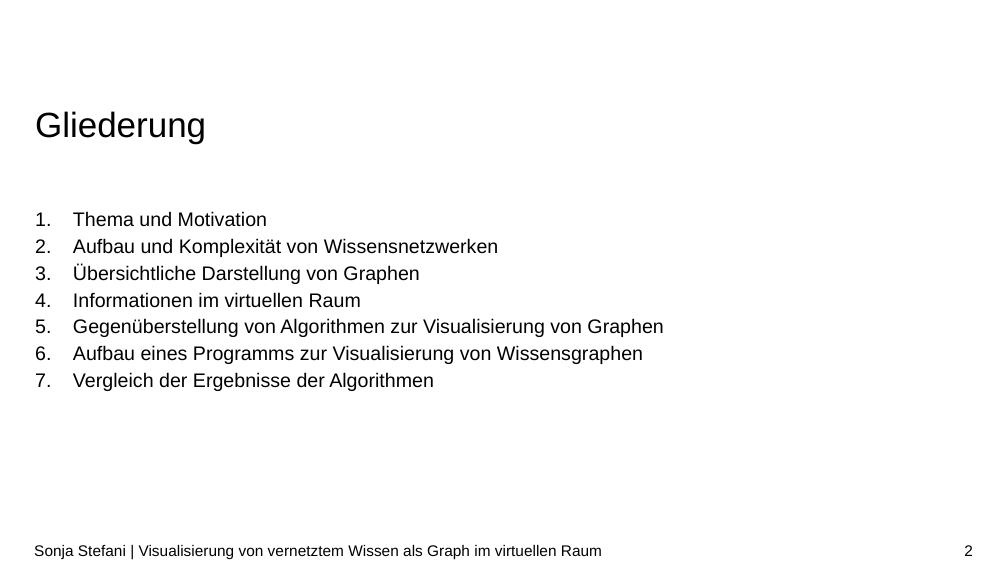
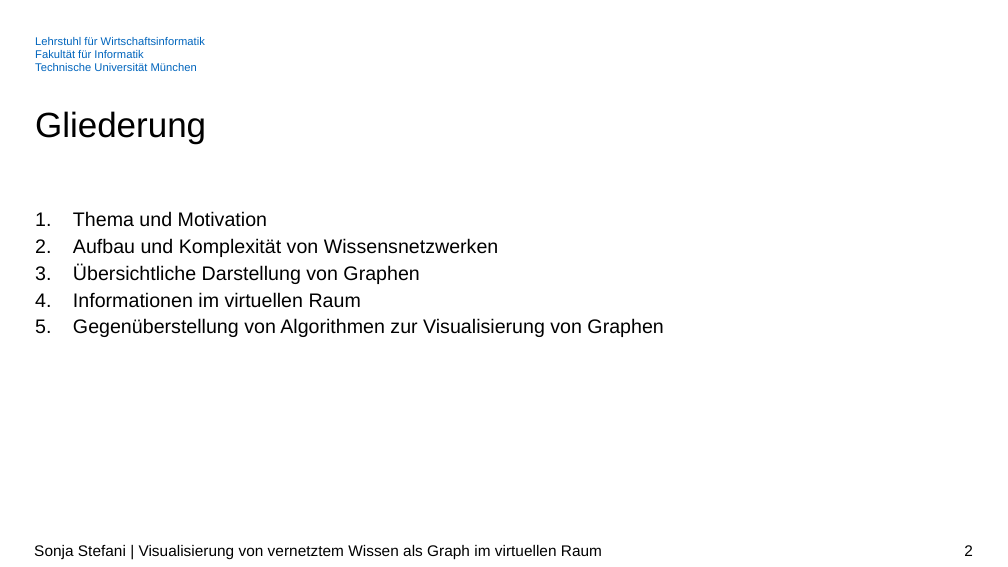
Before and after one commit to SonjaSt/knowledge-visualization-vr, a slide deck: slide 2 of Dokumente/Zwischenpraesentation_BA.pptx. Drawn at 1008x567 pixels with LibreOffice and Linux fonts; fonts in the diff are those of the drawing; background and template pictures are left out. Boxes give left, top, right and bottom in pixels: in the first picture for what was removed or moved away, otherwise in the second. Text is boxed around its words. In the diff, an @@ line names an element or a change of style, - is before the commit and + after.

Commit message:
Gliederung hinzugefügt, Projekt erweitert

```diff
--- a/Dokumente/Zwischenpraesentation_BA.pptx
+++ b/Dokumente/Zwischenpraesentation_BA.pptx
@@ text added at box(35, 37, 205, 71), 8 pt, text #0065BD @@
+Lehrstuhl für Wirtschaftsinformatik
+Fakultät für Informatik
+Technische Universität München
@@ text at box(73, 345, 643, 391): paragraphs removed @@
-6. Aufbau eines Programms zur Visualisierung von Wissensgraphen
-7. Vergleich der Ergebnisse der Algorithmen
```
Also in this commit, not shown: 10 other slides changed, 8 slides added, 30 other files.
